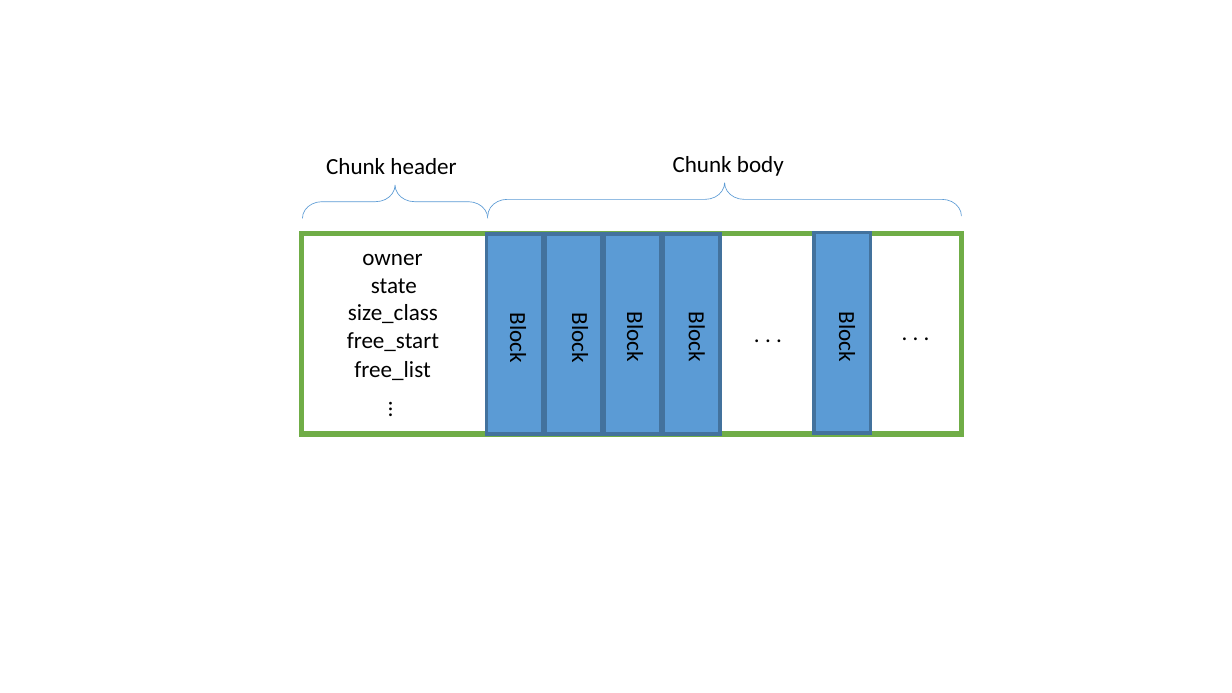
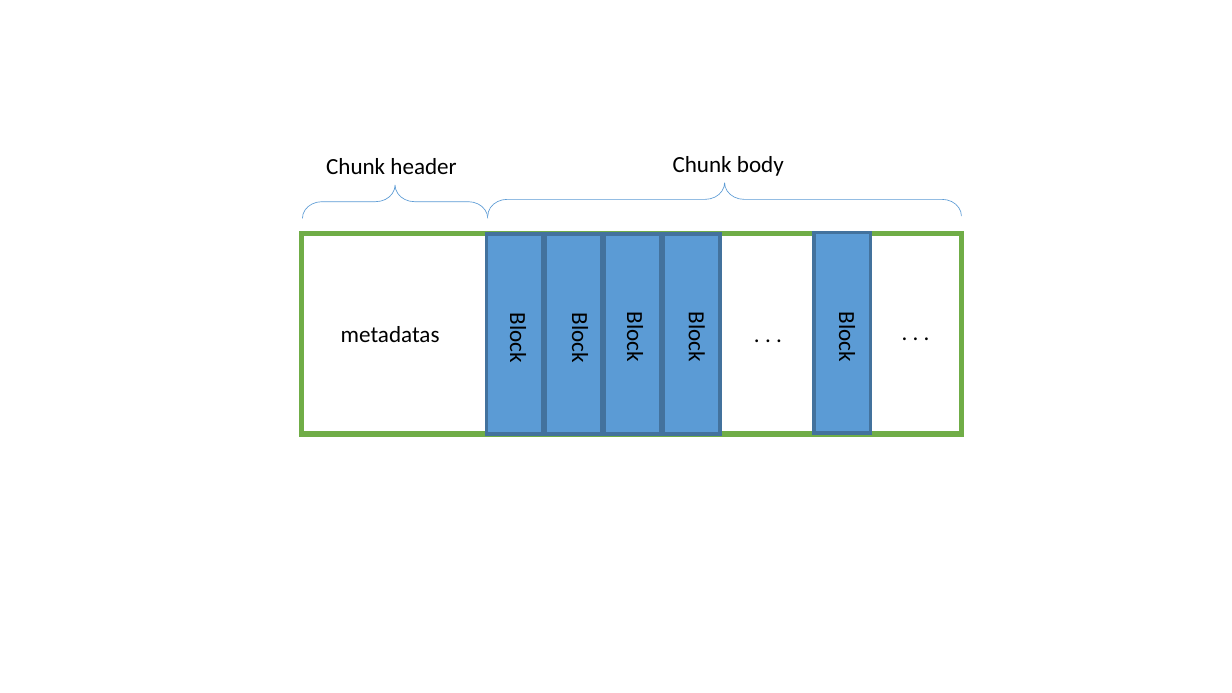
Before and after one commit to zyearn/TCNVMalloc, a slide deck: slide 3 of paper/pic.pptx. Drawn at 1232x693 pixels with LibreOffice and Linux fonts; fonts in the diff are those of the drawing. Boxes give left, top, right and bottom in pixels: in the first picture for what was removed or moved away, otherwise in the second. Text is boxed around its words. In the diff, an @@ line names an element or a change of style, - is before the commit and + after.

```diff
--- a/paper/pic.pptx
+++ b/paper/pic.pptx
@@ text removed at (x1=362, y1=253, x2=422, y2=265) @@
-owner
@@ text removed at (x1=371, y1=278, x2=417, y2=293) @@
-state
@@ text at (x1=341, y1=326, x2=440, y2=342): text changed @@
-size_class
+metadatas
@@ text removed at (x1=347, y1=332, x2=439, y2=351) @@
-free_start
@@ text removed at (x1=354, y1=361, x2=430, y2=380) @@
-free_list
@@ text removed at (x1=371, y1=393, x2=417, y2=418) @@
-…
```
Also in this commit, not shown: 2 other files.
